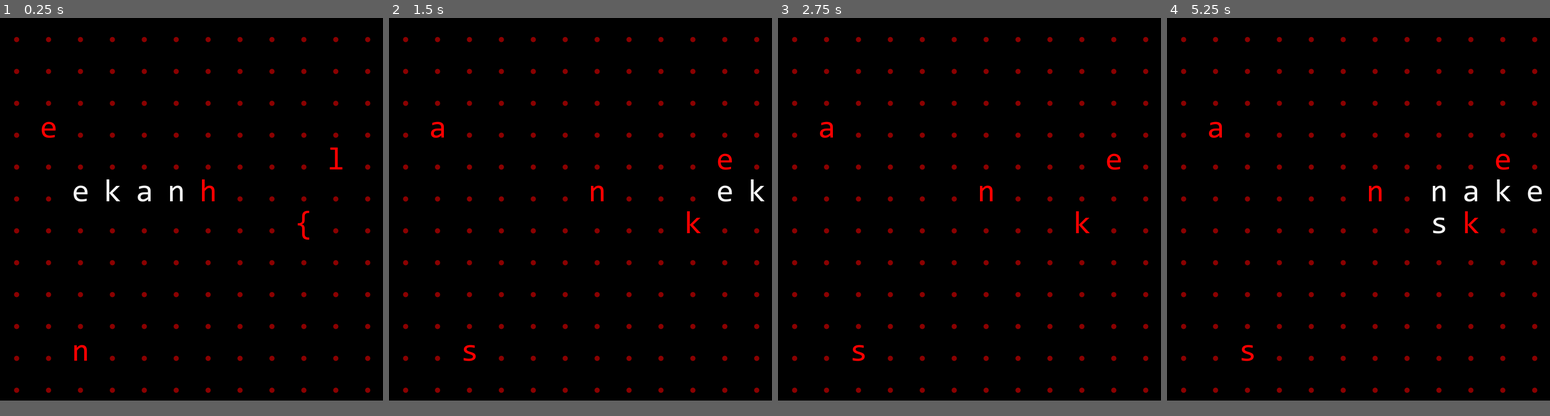
Above: before the commit, frames 1-4 (left to right).
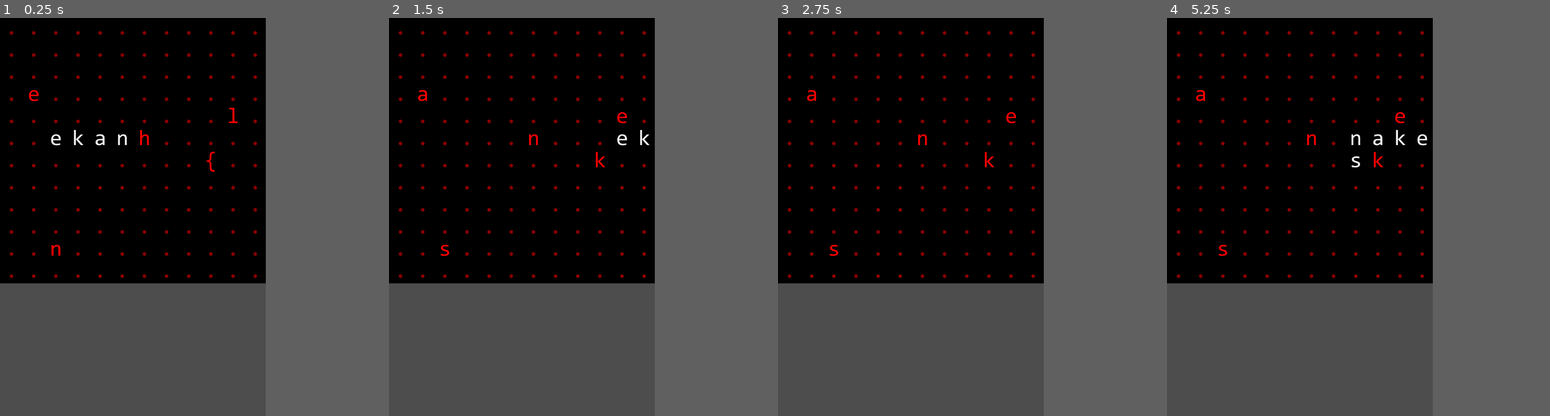
Above: after the commit, the same moments.

Repository: robro/snake_words_gd
Game: Godot game, scene res://scene/gameplay/gameplay.tscn
Same seed, same stepped clock (60 frames per second), same inputs: the game is played once before the commit and once after it.
Inputs:
- Up to frame 1 (0.25 s): no input
- Up to frame 2 (1.5 s): hold Right (Right) 0.53-1.28 s; hold Down (Down) from 1.28 s (still down)
- Up to frame 3 (2.75 s): tap Enter at 2 s; release Down (Down) at 2.03 s; hold Right (Right) from 2.03 s (still down)
- Up to frame 4 (5.25 s): tap Space at 2.75, 4.25 s; release Right (Right) at 2.78 s; hold Up (Up) 2.78-3.53 s; tap Enter at 3.5 s; hold Left (Left) 3.53-5.03 s; hold Down (Down) from 5.03 s (still down)
In our replay, the window is 768x768 before the commit and 533x799 after it. These sizes can differ from the game's own. Grey fills any space a smaller window leaves; there, only what the larger window draws over its background counts as a difference.

The runs differ from the first frame. In frame 1, 24% of the frame differs, in the area x 0-97%, y 3-97%; in frame 2, 24%; in frame 3, 24%; in frame 4, 24%, in the area x 0-98%, y 3-97%.

Commit message:
Do some refactors

Diff:
--- a/object/food/food.gd
+++ b/object/food/food.gd
@@ -23,7 +23,8 @@
 func char() -> String:
 	if (timer.time_left):
 		return char(randi_range(0, 26) + 97)
-	return _char
+	else:
+		return _char
 
 
 func is_edible() -> bool:
--- a/object/snake/snake.gd
+++ b/object/snake/snake.gd
@@ -61,13 +61,13 @@
 	emit_signal("moved_to", next_pos)
 
 
-func add_part(food: Food):
-	parts.append(Cell.new(food._char, food._color))
+func append(cell: Cell):
+	parts.append(cell)
 	_positions.append(tail)
 
 
 func draw_to(grid: Grid):
-	for i in len(parts):
+	for i in parts.size():
 		grid.set_cell(_positions[i], parts[i]._char, parts[i]._color)
 
 
--- a/project.godot
+++ b/project.godot
@@ -27,7 +27,8 @@
 [display]
 
 window/size/viewport_width=768
-window/size/viewport_height=768
+window/size/viewport_height=1152
+window/size/resizable=false
 
 [input]
 
--- a/render/grid.gd
+++ b/render/grid.gd
@@ -17,10 +17,9 @@
 
 func _ready():
 	assert(font is Font)
-	for y in rows:
-		for x in cols:
-			var cell = Cell.new(empty_char, Palette.SECONDARY)
-			add_child(cell)
+	for i in range(rows * cols):
+		var cell = Cell.new(empty_char, Palette.SECONDARY)
+		add_child(cell)
 
 
 func _process(_delta):
@@ -43,7 +42,7 @@
 
 
 func clear():
-	for cell: Cell in get_children():
+	for cell : Cell in get_children():
 		cell._char = empty_char
 		cell._color = Palette.SECONDARY
 
@@ -55,10 +54,9 @@
 func get_free_pos() -> Vector2i:
 	var occupied : Array[int] = []
 	for node in get_tree().get_nodes_in_group("drawable"):
-		if node.has_method("positions"):
-			for pos in node.positions():
-				if in_grid(pos):
-					occupied.append(idx_from_pos(pos))
+		for pos in node.positions():
+			if in_grid(pos):
+				occupied.append(idx_from_pos(pos))
 
 	var free := range(cols * rows)
 	for idx in occupied:
--- a/scene/gameplay/gameplay.gd
+++ b/scene/gameplay/gameplay.gd
@@ -18,10 +18,10 @@
 
 
 func _init():
-	Palette.HIGHLIGHT = highlight
 	Palette.PRIMARY = primary
 	Palette.SECONDARY = secondary
 	Palette.BACKGROUND = background
+	Palette.HIGHLIGHT = highlight
 	Palette.SHADOW = shadow
 
 
@@ -30,9 +30,18 @@
 	food_spawner.connect("no_food", _on_food_spawner_no_food)
 	timer.wait_time = 1
 	timer.one_shot = true
-	timer.timeout.connect(_on_timer_timeout)
+	timer.timeout.connect(init_board)
 	add_child(timer)
-	_on_timer_timeout()
+	init_board()
+
+
+func init_board():
+	food_spawner.spawn_food(target_word, grid)
+	var color = Palette.HIGHLIGHT if partial_word == target_word else Palette.SHADOW
+	for i in range(len(partial_word)):
+		snake.parts[-i - 1]._color = color
+
+	partial_word = ""
 
 
 func _on_food_spawner_no_food():
@@ -41,17 +50,14 @@
 
 func _on_snake_moved_to(pos: Vector2i):
 	for food : Food in food_spawner.get_children():
-		if food.is_edible() and food._pos == pos:
-			snake.add_part(food)
-			food_spawner.remove(food)
-			partial_word += food._char
-			if not target_word.begins_with(partial_word):
-				food_spawner.clear()
+		if not food.is_edible():
+			continue
+		if food._pos != pos:
+			continue
 
+		snake.append(Cell.new(food._char, food._color))
+		partial_word += food._char
+		food_spawner.remove(food)
 
-func _on_timer_timeout():
-	food_spawner.spawn_food(target_word, grid)
-	var color = Palette.HIGHLIGHT if partial_word == target_word else Palette.SHADOW
-	for i in range(len(partial_word)):
-		snake.parts[-i - 1]._color = color
-	partial_word = ""
+		if not target_word.begins_with(partial_word):
+			food_spawner.clear()
